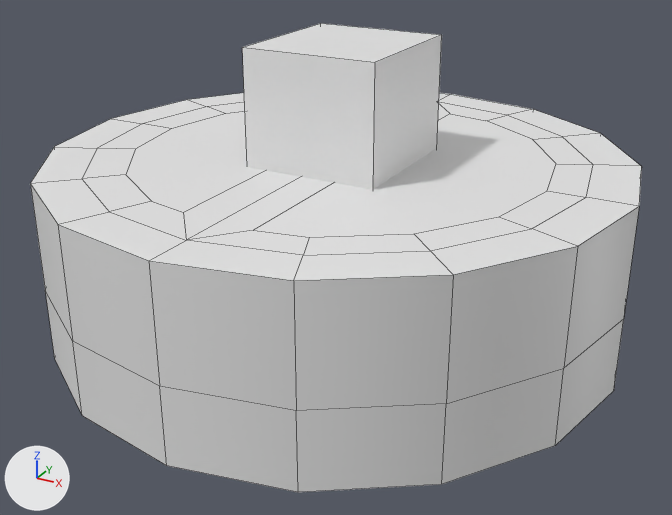
The FBX model Assets/FBX/GM_Vechicles/magnet/magnet2.fbx as it was, and as the next commit left it.
The view is the same before and after, from a 50 mm camera at (1.45, -2.66, 0.64) aimed at (-0.01, 0.0, -0.69). Arrows for +X, +Y and +Z are at lower left; the lights stay in place. The picture after the commit comes second. Mesh edges are drawn as thin lines. Where no turn or scale is listed for an object, it has been applied to the vertices.

Names of what the first picture shows: 'magnet2'.
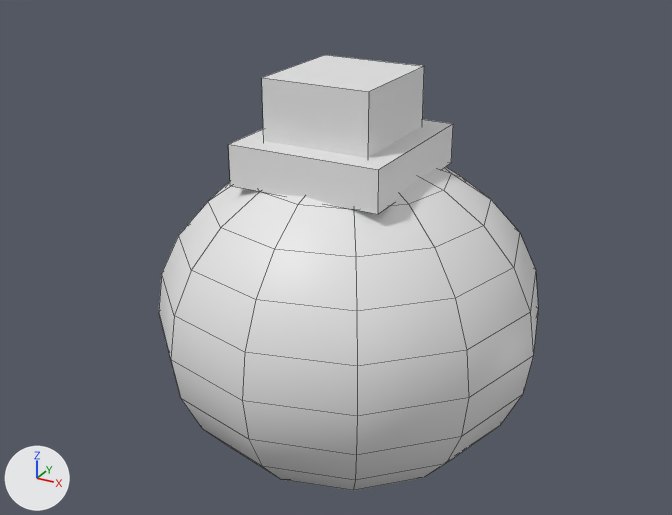
Boxes [x1, y1, x2, y2] around the edits, measured in the pictures (672 x 515 px):
'magnet2', reshaped (38% narrower, 7% shorter)
    before: [30, 23, 642, 492]
    after: [159, 55, 538, 490]
part 1 of me_plane_010, added
    after: [262, 55, 424, 158]
part 2 of me_plane_010, added
    after: [229, 119, 453, 214]
part 3 of me_plane_010, added
    after: [159, 167, 538, 490]
part 4 of me_plane_010, deleted
    before: [30, 93, 642, 492]
part 5 of me_plane_010, deleted
    before: [242, 23, 442, 190]

What the commit changed:
me_plane_010 is used by ob_magnet2; location (0.0, 0.0, 0.0).
me_plane_010 had 90 vertices, 75 faces and spanned x -1.0..1.0, y -1.0..1.0, z -0.94..0.07.
me_plane_010 now has 150 vertices, 156 faces and spans x -0.65..0.73, y -0.68..0.71, z -1.5..-0.03.
me_plane_010 part 1: a new loose piece, a box spanning x -0.17..0.22, y -0.2..0.2, z -0.4..-0.03.
me_plane_010 part 2: a new loose piece, a box spanning x -0.25..0.29, y -0.29..0.29, z -0.37..-0.23.
me_plane_010 part 3: a new loose piece, a UV sphere (12 segments, 12 rings, poles along z) spanning x -0.65..0.73, y -0.68..0.71, z -1.5..-0.3.
me_plane_010 part 4: the loose piece of 82 vertices spanning x -1.0..1.0, y -1.0..1.0, z -0.94..-0.32 is deleted.
me_plane_010 part 5: the loose piece of 8 vertices spanning x -0.21..0.26, y -0.25..0.25, z -0.39..0.07 is deleted.
